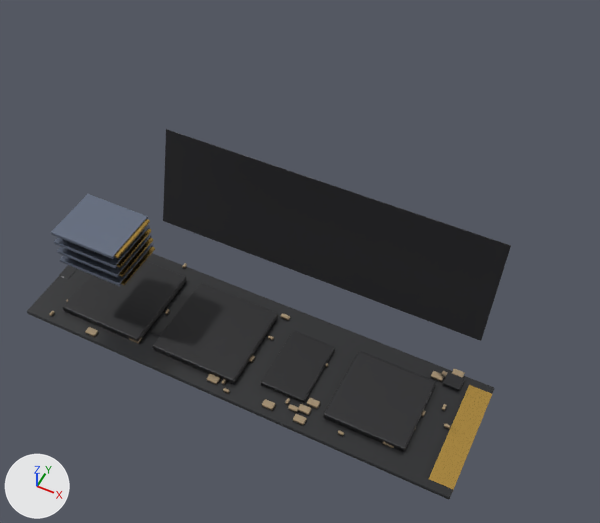
Before and after pictures for a commit that changed the glTF model apps/web/src/pc/assets/ssd_open.glb.
Both versions are drawn from a 50 mm camera at (0.0453, -0.0721, 0.1178) aimed at (-0.001, 0.0207, 0.0019). The lights are fixed; the arrows at lower left show +X, +Y and +Z. The older version comes first.

Names of what the first picture shows: 'X_ssd_open'.
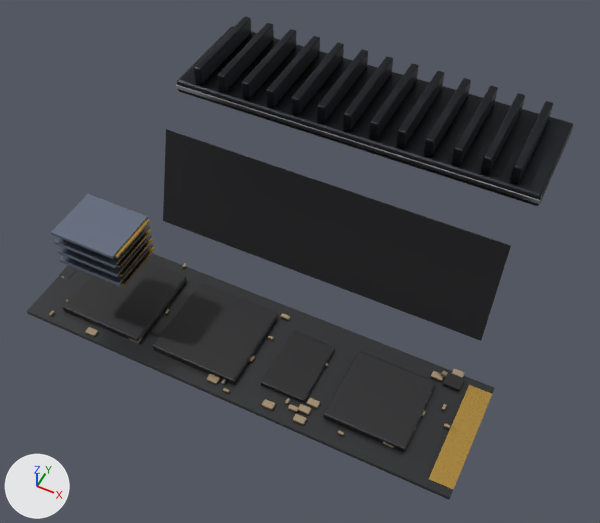
What differs and where, as boxes (x1, y1, x2, y2) in the pictures (600 x 523 px):
'X_L_heatsink', added
    after: (176, 16, 573, 206)
    faces in mat_gunmetal: (177, 16, 573, 206)
    faces in mat_alu: (176, 84, 541, 204)
'X_L_label', unchanged, uncovered by the edit
    after: (163, 129, 511, 341)
'X_L_stack', unchanged, uncovered by the edit
    after: (51, 194, 155, 286)

Edits to the bpy script that builds the scene:
```text
Add mat_alu:
    mat_alu = bpy.data.materials.new('alu')
    # nodes: BsdfPrincipled, Mix, OutputMaterial, VertexColor
    # colours: light grey #c8cacf, mixed with the vertex colours
Add mat_thermal_pad:
    mat_thermal_pad = bpy.data.materials.new('thermal_pad')
    # nodes: BsdfPrincipled, Mix, OutputMaterial, VertexColor
    # colours: grey #969caa, mixed with the vertex colours
Add mat_gunmetal:
    mat_gunmetal = bpy.data.materials.new('gunmetal')
    # nodes: BsdfPrincipled, Mix, OutputMaterial, VertexColor
    # colours: dark grey #303237, mixed with the vertex colours
Add me_mesh_2:
    me_mesh_2.from_pydata(...)  # 26482 vertices, 52900 faces; spans x -0.039..0.036, y 0.0404..0.0634, z 0.014..0.0212
    # faces by material slot: [3916, 42008, 6976]
    me_mesh_2.materials.append(mat_alu)
    me_mesh_2.materials.append(mat_gunmetal)
    me_mesh_2.materials.append(mat_thermal_pad)
Add ob_x_l_heatsink:
    ob_x_l_heatsink = bpy.data.objects.new('X_L_heatsink', me_mesh_2)
    ob_x_l_heatsink.location = (0.0, 0.0, 0.0)
```
